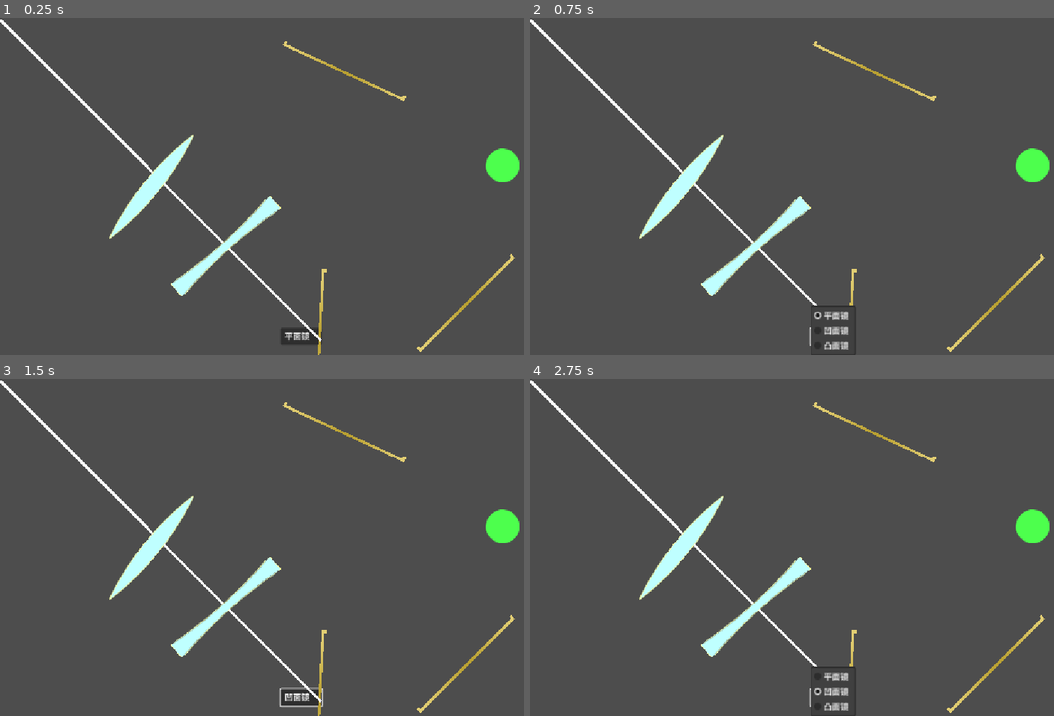
Above: before the commit, frames 1-4 (two rows, left to right).
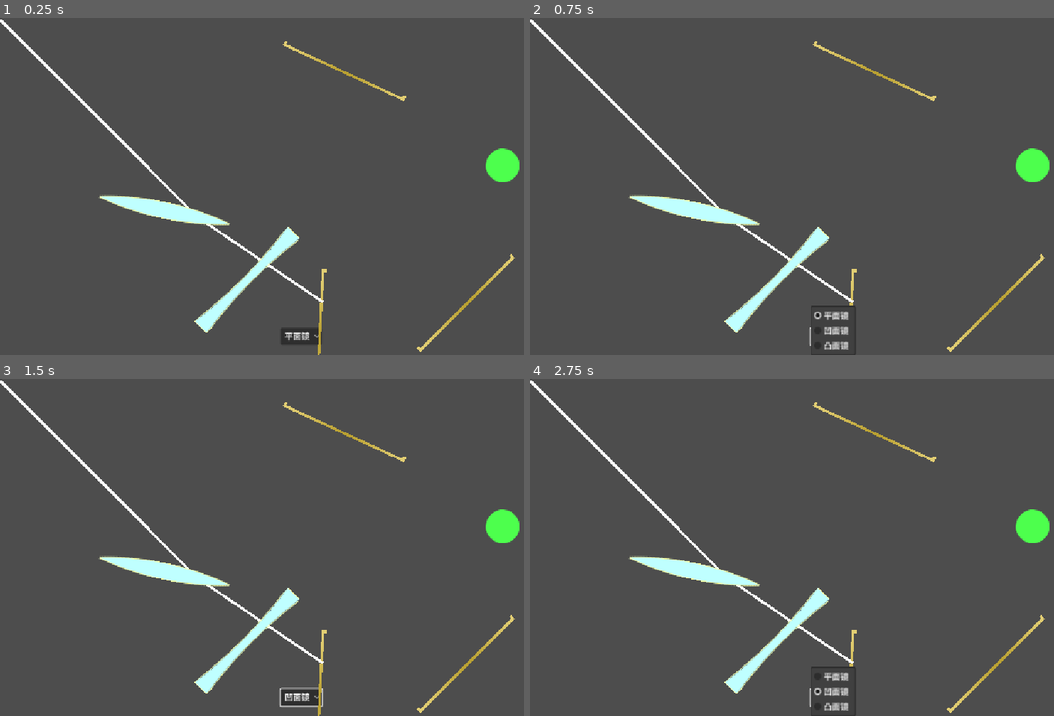
Above: after the commit, the same moments.

Repository: ChickenPige0n/re-flection
Game: Godot game, scene res://scenes/main_game.tscn
The game is run twice, just before and just after one commit, with the same random seed, the same clock (stepped at 60 frames per second) and the same inputs.
Inputs:
- Up to frame 1 (0.25 s): no input
- Up to frame 2 (0.75 s): click "平面镜" at 0.5 s
- Up to frame 3 (1.5 s): click "平面镜" at 1.25 s
- Up to frame 4 (2.75 s): click "凹面镜" at 2 s

The runs differ from the first frame. In frame 1, 3.9% of the frame differs, in the area x 18-62%, y 34-96%; in frame 2, 3.8%; in frame 3, 3.9%; in frame 4, 3.8%.

Commit message:
fix: lens

Diff:
--- a/scenes/main_game.tscn
+++ b/scenes/main_game.tscn
@@ -9,7 +9,6 @@
 [ext_resource type="Texture2D" uid="uid://bjlen1bycu36b" path="res://images/photosensitive/photosensitive_active.png" id="7_nqdth"]
 [ext_resource type="Script" uid="uid://kbgoyaf4o8ha" path="res://scripts/photosensitive.gd" id="7_wi4c7"]
 [ext_resource type="Texture2D" uid="uid://ksr6f3hm7cm5" path="res://images/concave.png" id="9_nqdth"]
-[ext_resource type="Script" uid="uid://x76xbmy3gqpx" path="res://scripts/EditManager.gd" id="10_nqdth"]
 
 [node name="Game" type="Node2D"]
 
@@ -37,18 +36,18 @@
 script = ExtResource("1_s3esy")
 
 [node name="Light" type="Line2D" parent="."]
-points = PackedVector2Array(0, 3.305, 615.593, 618.898, 615.593, 618.898)
+points = PackedVector2Array(0, 3.305, 379.311, 382.616, 619.384, 545.402, 619.384, 545.402)
 width = 5.0
 script = ExtResource("1_72e8q")
 direction = Vector2(0.707107, 0.707107)
 starting_pos = Vector2(0, 3.305)
 
 [node name="Convex" type="Sprite2D" parent="."]
-position = Vector2(290, 324)
-rotation = 2.25179
+position = Vector2(315, 369)
+rotation = 6.49183
 texture = ExtResource("5_ygxny")
 script = ExtResource("5_ipu61")
-length = 0.0
+focus = 131.94
 movable = false
 rotatable = false
 
@@ -59,8 +58,8 @@
 script = ExtResource("7_wi4c7")
 
 [node name="Concave" type="Sprite2D" parent="."]
-position = Vector2(433, 438)
-rotation = -3.87224
+position = Vector2(474, 503)
+rotation = -0.792823
 texture = ExtResource("9_nqdth")
 script = ExtResource("5_ipu61")
 focus = -128.0
@@ -76,4 +75,3 @@
 script = ExtResource("1_s3esy")
 
 [node name="Node" type="Node" parent="."]
-script = ExtResource("10_nqdth")
--- a/scripts/intersectable.gd
+++ b/scripts/intersectable.gd
@@ -57,7 +57,6 @@
 		self.position = get_global_mouse_position() - bias
 	if rotating:
 		var angle = facing_mouse.angle_to(self.position.direction_to(get_global_mouse_position()))
-		print(angle)
 		self.rotation = facing_origin.rotated(angle).angle()
 	pass
 
--- a/scripts/lens.gd
+++ b/scripts/lens.gd
@@ -12,13 +12,9 @@
 
 	# 计算入射光方向与透镜轴之间的夹角
 	var light_angle:float = light_direction.angle()
-	var lens_angle:float = rotation  # 直接使用rotation而不是额外计算
+	var lens_angle:float = fmod(rotation + PI, PI)
 	var angle_diff = wrapf(light_angle - lens_angle, -PI, PI)
 	var incident_angle = abs(angle_diff)
-
-	# 当光线几乎平行于透镜轴时，不发生折射
-	if abs(sin(incident_angle)) < 0.001:
-		return light_direction
 
 	# 确定透镜类型和焦距的绝对值
 	var is_convex = focus > 0
@@ -35,14 +31,13 @@
 	var deflection_angle = base_angle if is_convex else -base_angle
 
 	# 计算基准角度（从透镜位置到交点的方向）
-	var reference_angle = intersection.angle_to_point(position)
+	var reference_angle = (intersection.angle_to_point(position))
 
-	# 整合透镜类型判断逻辑
-	var angle_diff1 = abs(light_angle + deflection_angle - reference_angle)
-	var angle_diff2 = abs(light_angle - deflection_angle - reference_angle)
-	if (is_convex && angle_diff1 > angle_diff2) || (!is_convex && angle_diff1 < angle_diff2):
+	var angle_diff1 = light_angle + deflection_angle - reference_angle
+	var angle_diff2 = light_angle - deflection_angle - reference_angle
+
+	# 使用角度绝对值比较，确保选择正确的偏转方向
+	if (is_convex && abs(angle_diff1) > abs(angle_diff2)) || (!is_convex && abs(angle_diff1) < abs(angle_diff2)):
 		deflection_angle = -deflection_angle
 
-	# 计算透镜法线向量
-	var lens_normal = Vector2.from_angle(rotation + PI/2).normalized()
 	return light_direction.rotated(deflection_angle)
Not shown: 1 places in scenes/main_game.tscn that only renumber resources
